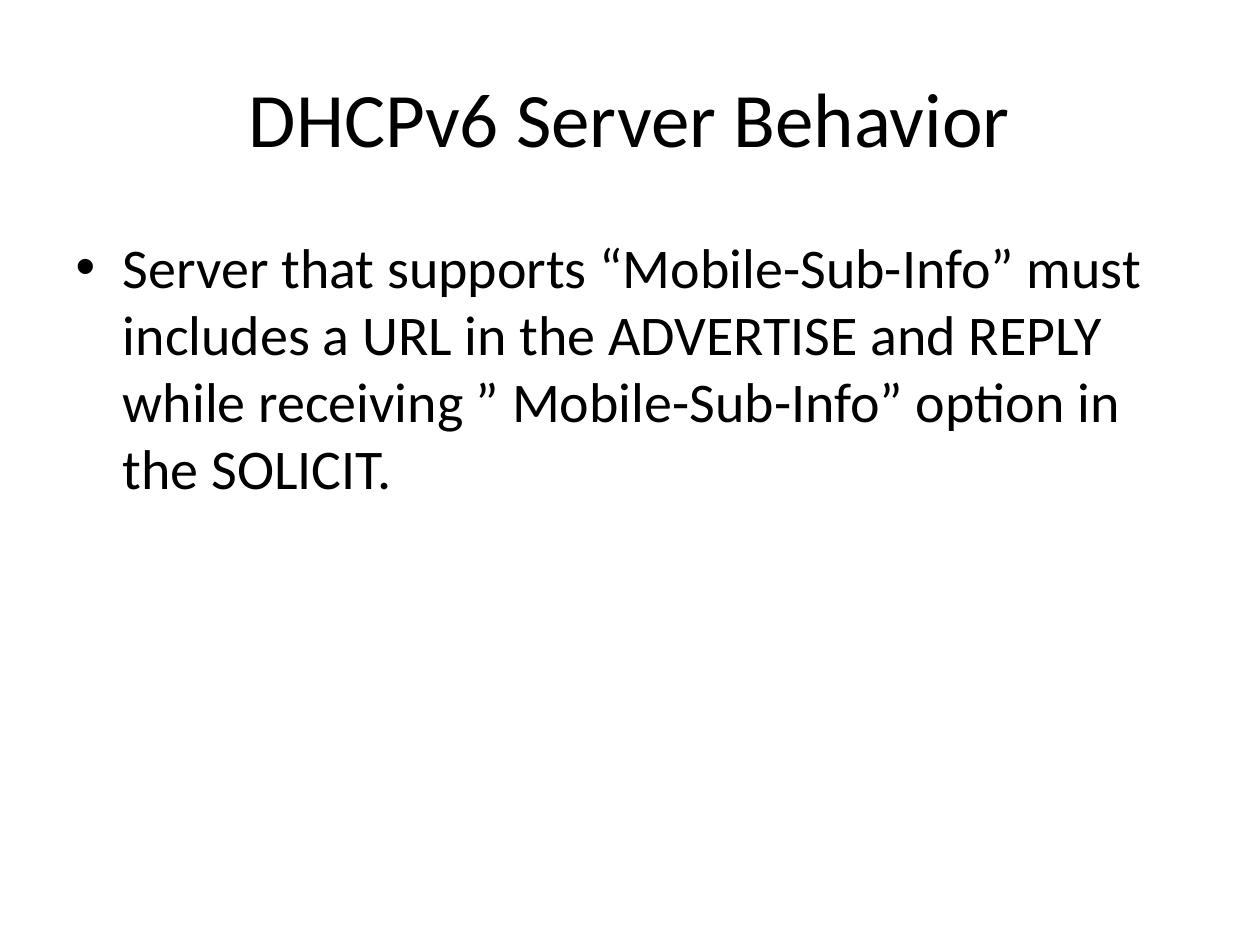
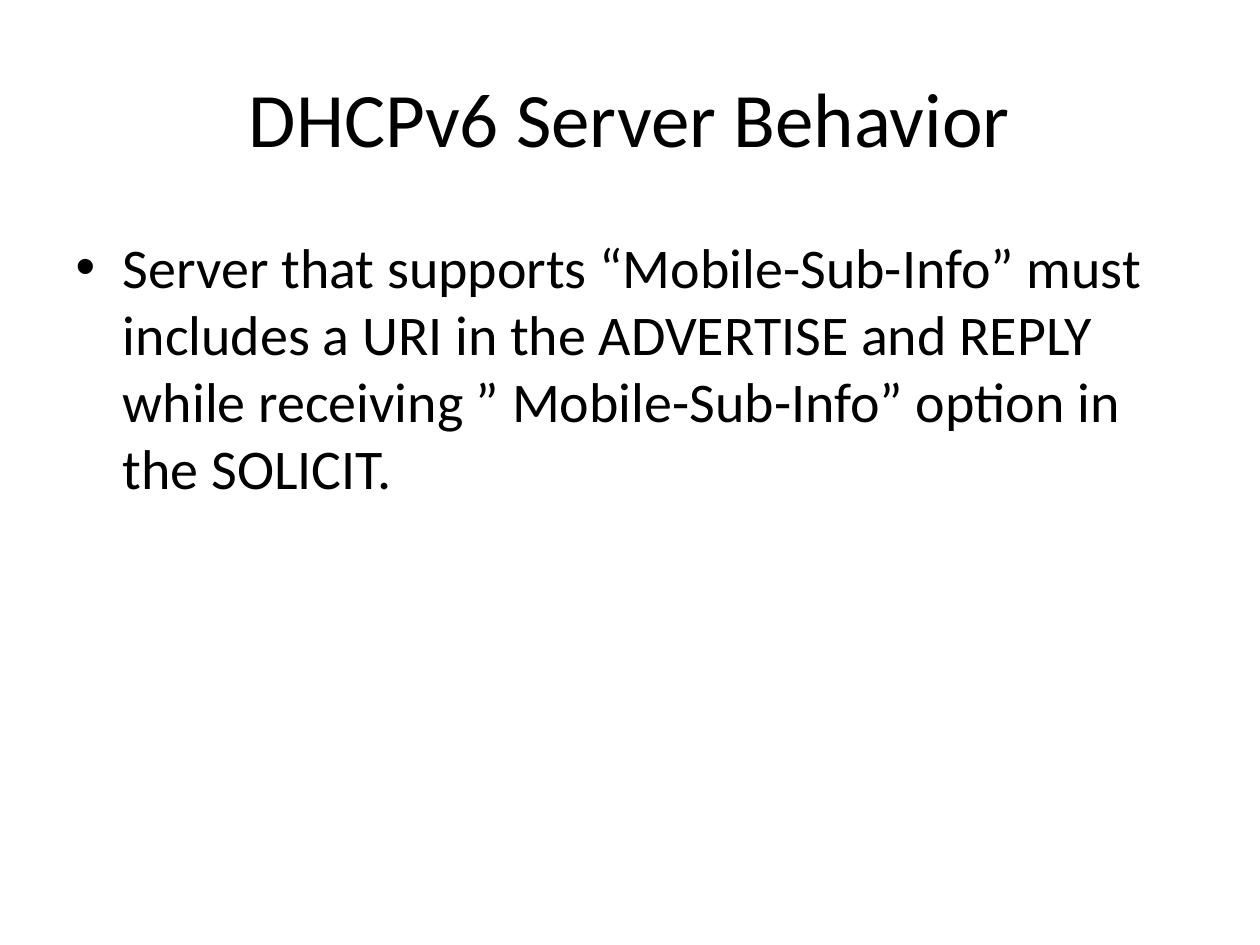
Before and after one commit to lightcable/mobile_sub_info, a slide deck: slide 8 of mobile-sub-info.pptx. Drawn at 1260x945 pixels with LibreOffice and Linux fonts; fonts in the diff are those of the drawing. Boxes give left, top, right and bottom in pixels: in the first picture for what was removed or moved away, otherwise in the second. Text is boxed around its words. In the diff, an @@ line names an element or a change of style, - is before the commit and + after.

```diff
--- a/mobile-sub-info.pptx
+++ b/mobile-sub-info.pptx
@@ text at [123, 247, 1141, 490]: text changed @@
-• Server that supports “Mobile-Sub-Info” must includes a URL in the ADVERTISE and REPLY while receiving ” Mobile-Sub-Info” option in the SOLICIT.
+• Server that supports “Mobile-Sub-Info” must includes a URI in the ADVERTISE and REPLY while receiving ” Mobile-Sub-Info” option in the SOLICIT.
```
Also in this commit, not shown: 6 other slides changed, 3 other files.
